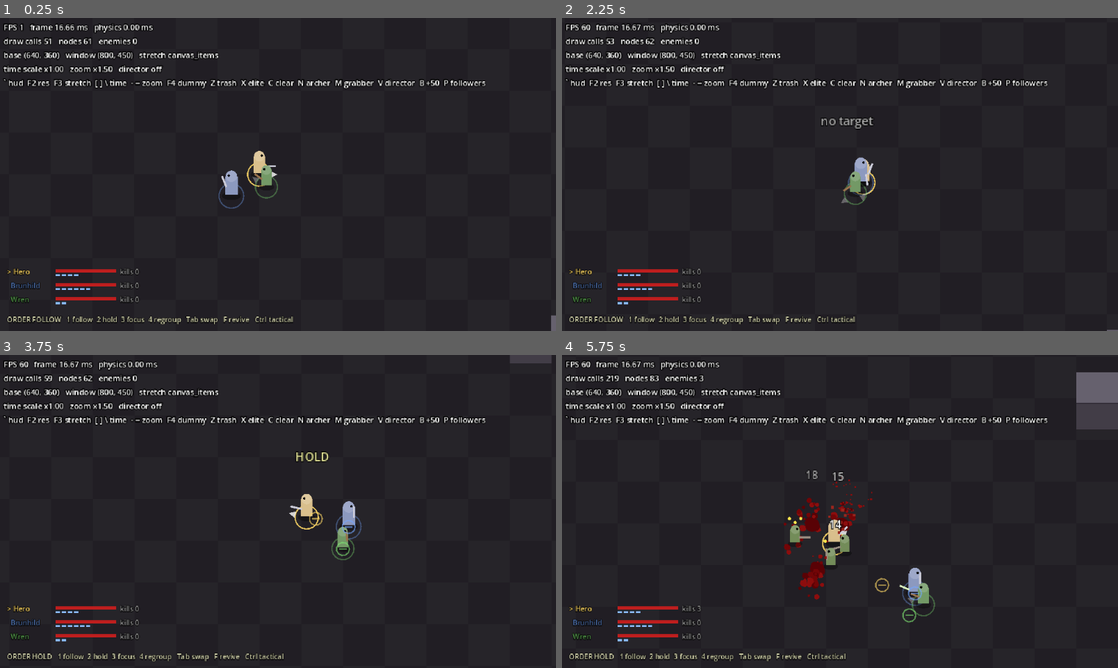
Above: before the commit, frames 1-4 (two rows, left to right).
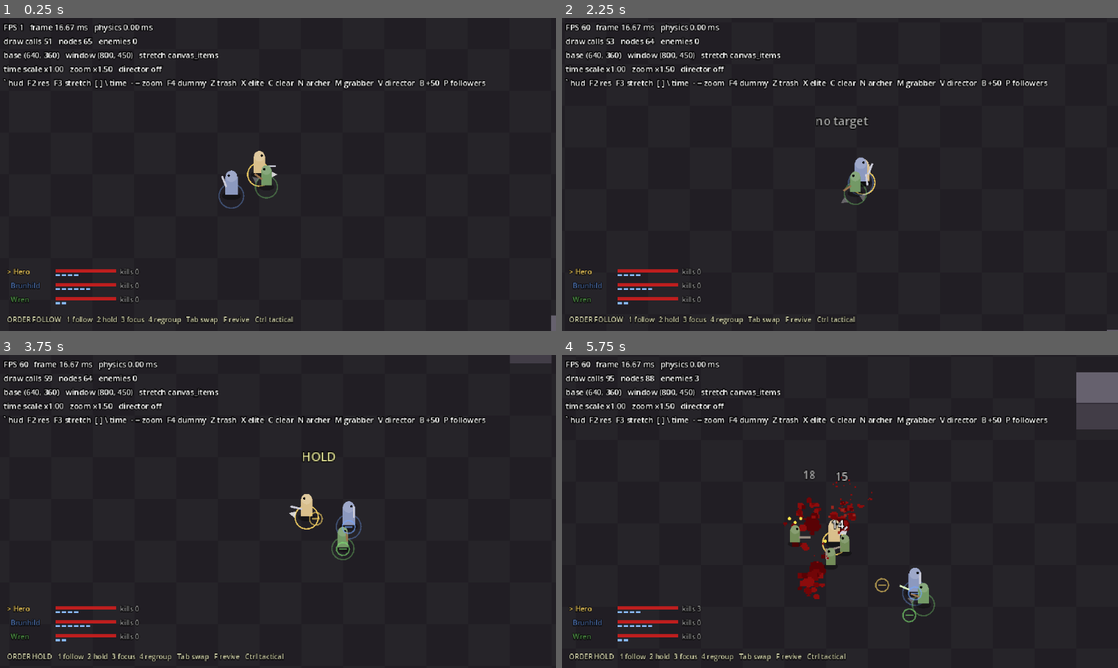
Above: after the commit, the same moments.

Repository: DiscoMorja/strawberry
Game: Godot game, scene res://levels/test_arena.tscn
The game is run twice, just before and just after one commit, with the same random seed, the same clock (stepped at 60 frames per second) and the same inputs.
Inputs (mouse positions are in pixels of both pictures, inside the frame that each line leads up to):
- Up to frame 1 (0.25 s): no input
- Up to frame 2 (2.25 s): tap Enter at 0.5 s; move the mouse to (962, 158) at 0.52 s; press the mouse at (962, 158) at 0.53 s; hold D (move_right) 0.53-1.25 s; release the mouse at (962, 158) at 1.25 s; drag from (728, 190) to (812, 237) at 1.27 s; move the mouse to (895, 105) at 2.02 s; hold D (move_right) from 2.03 s (still down); hold 3 (command_focus) from 2.03 s (still down)
- Up to frame 3 (3.75 s): release D (move_right) at 2.75 s; release 3 (command_focus) at 2.75 s; drag from (250, 574) to (111, 464) at 2.77 s; move the mouse to (444, 558) at 3.52 s; hold A (move_left) from 3.53 s (still down); hold 2 (command_hold) from 3.53 s (still down)
- Up to frame 4 (5.75 s): release A (move_left) at 4.25 s; release 2 (command_hold) at 4.25 s; drag from (673, 464) to (756, 433) at 4.27 s; move the mouse to (867, 511) at 5.02 s; hold Z (debug_spawn_trash) from 5.03 s (still down); hold F (interact) from 5.03 s (still down); click (867, 511) at 5.17 s

The runs differ from the first frame. In frame 1, less than 0.1% of the frame differs, in the area x 12-17%, y 1-9%; in frame 2, 0.2%; in frame 3, 0.2%; in frame 4, 0.8%, in the area x 7-56%, y 6-79%.

Commit message:
Fix hit stalls: bake blood into image chunks, warm up effects
Every hit added splats and queued a full redraw of the blood layer,
which re-issued draw_circle for every splat on the floor (1.9 ms at
~100 splats, growing linearly toward ~75 ms at the 4000 cap). Splats
are now rasterized once into 128px image chunks and only dirty chunks
re-upload, once per frame, so hit cost no longer grows with blood.

The first particle burst and floating label also caused a one-time
80-190 ms spike on the first hit; Gore now pays that off-screen at
startup.

Co-Authored-By: Claude Opus 5.5 <noreply@anthropic.com>

Diff:
--- a/core/blood_layer.gd
+++ b/core/blood_layer.gd
@@ -1,31 +1,73 @@
 class_name BloodLayer
 extends Node2D
-## Persistent floor blood for one scene. Everything is one canvas item and only
-## redraws when a splat is added, so thousands of splats stay cheap.
+## Persistent floor blood for one scene, painted into image chunks.
+## Splats are rasterized once into CHUNK_SIZE textures and only dirty chunks re-upload
+## (once per frame), so a hit costs the same no matter how much blood is already on the floor.
+## (Redrawing every splat with draw_circle on each hit grew linearly and caused hit stalls.)
 
-const MAX_SPLATS := 4000
+const CHUNK_SIZE := 128
 
-var _positions := PackedVector2Array()
-var _radii := PackedFloat32Array()
-var _colors := PackedColorArray()
+## Vector2i chunk coordinate -> {image, texture}
+var _chunks: Dictionary = {}
+var _dirty: Dictionary = {}
 
 
 func add_splat(at: Vector2, radius: float, color: Color) -> void:
-	if _positions.size() >= MAX_SPLATS:
-		_positions.remove_at(0)
-		_radii.remove_at(0)
-		_colors.remove_at(0)
-	_positions.append(at)
-	_radii.append(radius)
-	_colors.append(color)
-	queue_redraw()
+	_paint_disc(at, radius, color)
+	if radius > 2.0:
+		# Irregular edge so larger pools don't read as perfect circles.
+		_paint_disc(at + Vector2(radius * 0.5, radius * 0.3), radius * 0.6, color)
+		_paint_disc(at - Vector2(radius * 0.4, radius * 0.5), radius * 0.5, color)
 
 
-func _draw() -> void:
-	for i in _positions.size():
-		var r := _radii[i]
-		draw_circle(_positions[i], r, _colors[i])
-		if r > 2.0:
-			# Irregular edge so larger pools don't read as perfect circles.
-			draw_circle(_positions[i] + Vector2(r * 0.5, r * 0.3), r * 0.6, _colors[i])
-			draw_circle(_positions[i] - Vector2(r * 0.4, r * 0.5), r * 0.5, _colors[i])
+func _process(_delta: float) -> void:
+	if _dirty.is_empty():
+		return
+	for key in _dirty:
+		var chunk: Dictionary = _chunks[key]
+		(chunk.texture as ImageTexture).update(chunk.image)
+	_dirty.clear()
+
+
+## Fills a disc row by row (one fill_rect per row, split across chunk borders).
+func _paint_disc(center: Vector2, radius: float, color: Color) -> void:
+	var r := maxf(radius, 0.5)
+	var y0 := floori(center.y - r)
+	var y1 := ceili(center.y + r)
+	for y in range(y0, y1 + 1):
+		var dy := (y + 0.5) - center.y
+		var half_squared := r * r - dy * dy
+		if half_squared < 0.0:
+			continue
+		var half := sqrt(half_squared)
+		_fill_span(floori(center.x - half), ceili(center.x + half), y, color)
+
+
+func _fill_span(x0: int, x1: int, y: int, color: Color) -> void:
+	var x := x0
+	while x < x1:
+		var chunk_x := floori(float(x) / CHUNK_SIZE)
+		var chunk_y := floori(float(y) / CHUNK_SIZE)
+		var key := Vector2i(chunk_x, chunk_y)
+		var chunk_end := (chunk_x + 1) * CHUNK_SIZE
+		var span_end := mini(x1, chunk_end)
+		var image: Image = _chunk(key).image
+		image.fill_rect(Rect2i(x - chunk_x * CHUNK_SIZE, y - chunk_y * CHUNK_SIZE, span_end - x, 1), color)
+		_dirty[key] = true
+		x = span_end
+
+
+func _chunk(key: Vector2i) -> Dictionary:
+	if _chunks.has(key):
+		return _chunks[key]
+	var image := Image.create_empty(CHUNK_SIZE, CHUNK_SIZE, false, Image.FORMAT_RGBA8)
+	var texture := ImageTexture.create_from_image(image)
+	var sprite := Sprite2D.new()
+	sprite.centered = false
+	sprite.texture = texture
+	sprite.position = Vector2(key) * CHUNK_SIZE
+	sprite.texture_filter = CanvasItem.TEXTURE_FILTER_NEAREST
+	add_child(sprite)
+	var chunk := {"image": image, "texture": texture}
+	_chunks[key] = chunk
+	return chunk
--- a/core/gore.gd
+++ b/core/gore.gd
@@ -9,6 +9,16 @@
 ]
 
 var _layer: BloodLayer
+
+
+## The first particle burst and first floating label pay a one-time setup cost (shader
+## pipelines, glyph caching) that otherwise lands as a stall on the first hit. Pay it while
+## the game starts instead, off-screen. The caches are process-wide, so once is enough.
+func _ready() -> void:
+	await get_tree().process_frame
+	var far := Vector2(-100000, -100000)
+	bleed(far, Vector2.RIGHT, 30.0)
+	Juice.popup_text(far, "0")
 
 
 ## Splats land on the ground around `origin` (feet); the spray starts `height` px above it.
